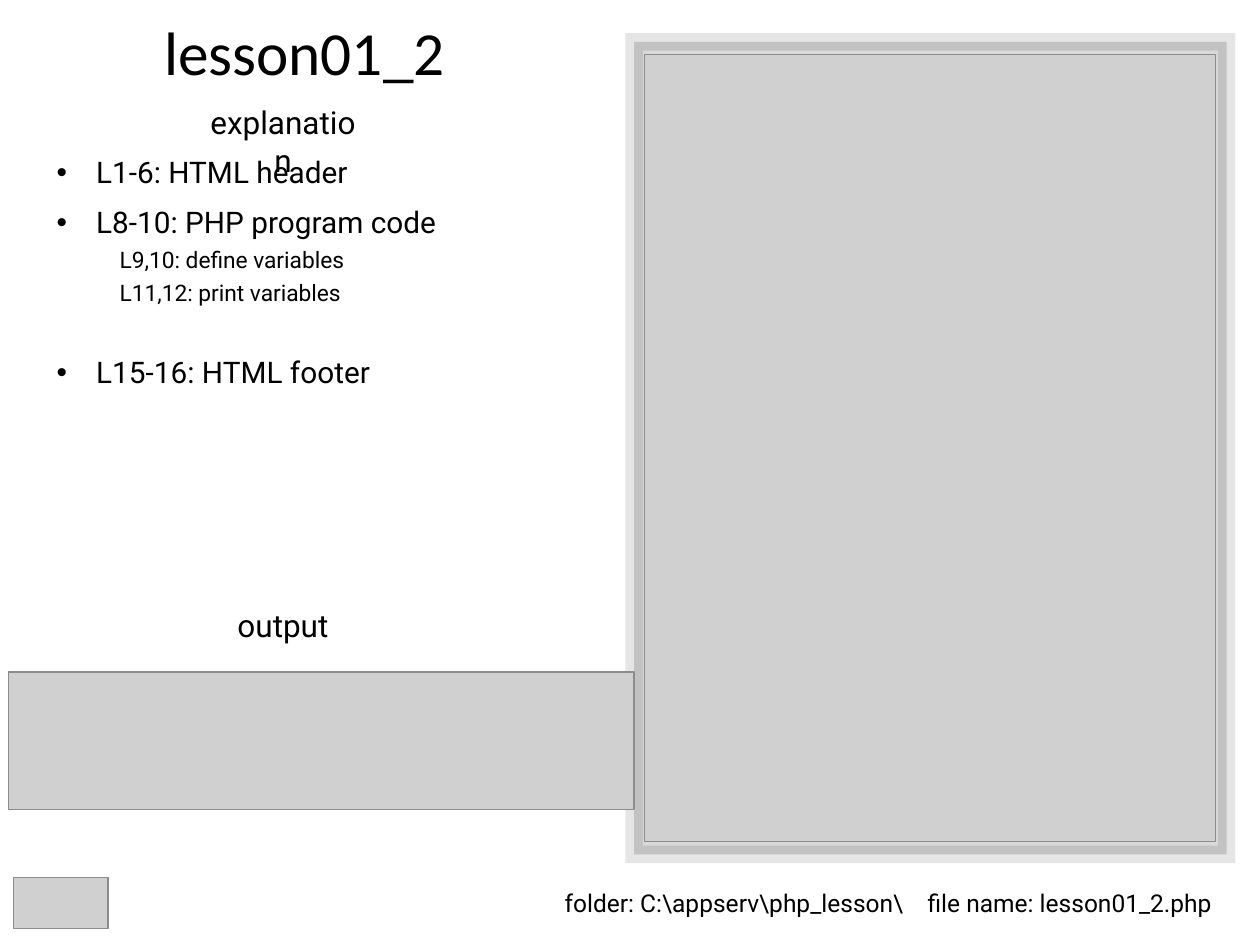
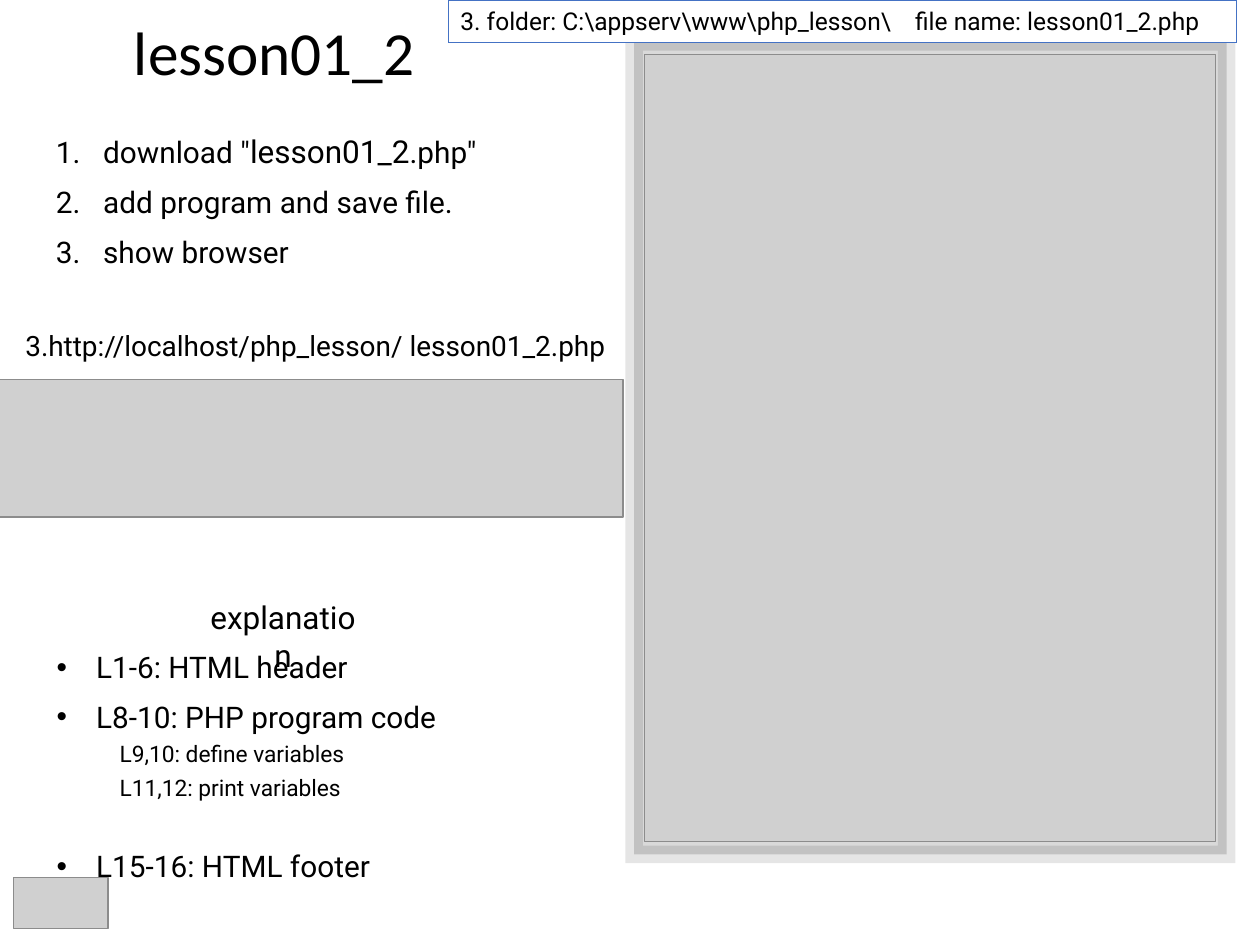
Before and after one commit to lastshogun13/php_lesson, a slide deck: slide 6 of ppt/lesson01.pptx. Drawn at 1260x945 pixels with LibreOffice and Linux fonts; fonts in the diff are those of the drawing; grey boxes stand for pictures. Boxes give left, top, right and bottom in pixels: in the first picture for what was removed or moved away, otherwise in the second. Text is boxed around its words. In the diff, an @@ line names an element or a change of style, - is before the commit and + after.

```diff
--- a/ppt/lesson01.pptx
+++ b/ppt/lesson01.pptx
@@ title "lesson01_2": place and size @@
-title "lesson01_2" at (164,32,444,84)
+title "lesson01_2" at (134,32,414,84)
@@ rectangle "3. folder: C:\appserv\www\php_lesson\ file name: ...": place and size @@
-rectangle "3. folder: C:\appserv\www\php_lesson\ file name: ..." at (565,893,1212,917)
+rectangle "3. folder: C:\appserv\www\php_lesson\ file name: ..." at (449,0,1237,43)
@@ rectangle "3. folder: C:\appserv\www\php_lesson\ file name: ..." at (449,0,1237,43): fill none to #FFFFFF; outline none to #4472C4 0.75 pt @@
@@ text in rectangle at (460,11,1199,35): text changed @@
-folder: C:\appserv\php_lesson\ file name: lesson01_2.php
+3. folder: C:\appserv\www\php_lesson\ file name: lesson01_2.php
@@ text added at (103,139,477,264), 17 pt, text #000000 @@
+1. download "lesson01_2.php"
+2. add program and save file.
+3. show browser
@@ text added at (25,335,605,362), 16 pt, text #000000 @@
+3.http://localhost/php_lesson/ lesson01_2.php
@@ picture added at (0,379,622,517) @@
@@ text "explanation": place and size @@
-text "explanation" at (189,97,375,147)
+text "explanation" at (189,592,375,643)
@@ text removed at (237,616,328,644) @@
-output
@@ text "L1-6: HTML header" rewrapped from (96,156,436,384) to (96,650,436,884) @@
@@ picture removed at (9,672,634,809) @@
```
Also in this commit, not shown: 3 other slides changed, 6 other files.
